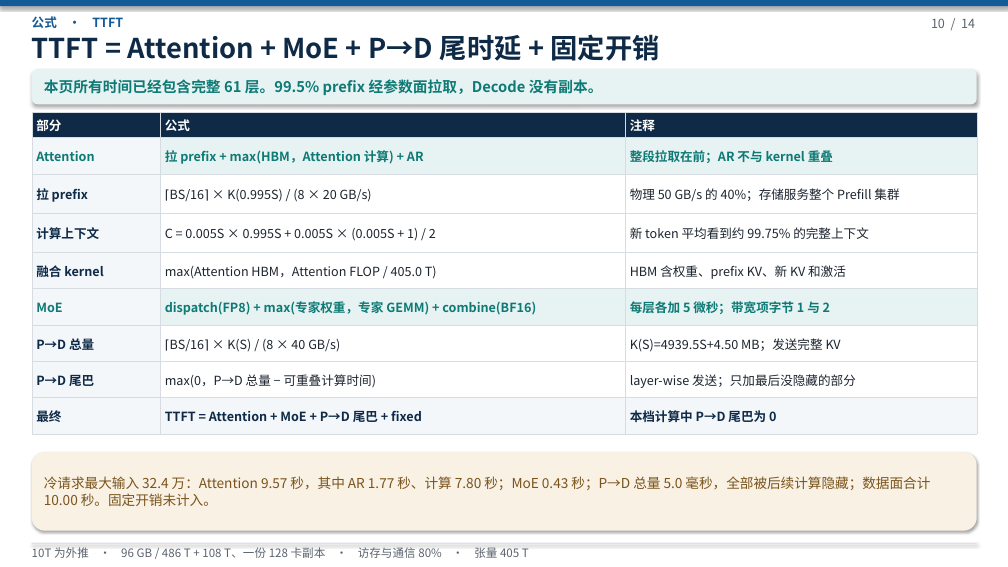
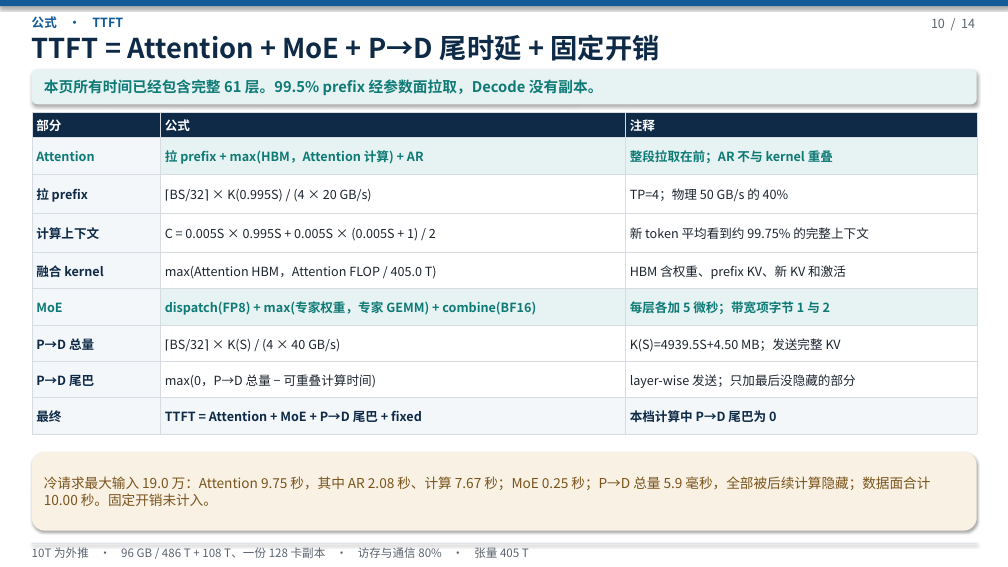
Before and after one commit to 69515164-rgb/UCL-MPComm, a slide deck: slide 10 of docs/deepseek-96g-slo.pptx. Drawn at 1008x567 pixels with LibreOffice and Linux fonts; fonts in the diff are those of the drawing. Boxes give left, top, right and bottom in pixels: in the first picture for what was removed or moved away, otherwise in the second. Text is boxed around its words. In the diff, an @@ line names an element or a change of style, - is before the commit and + after.

```diff
--- a/docs/deepseek-96g-slo.pptx
+++ b/docs/deepseek-96g-slo.pptx
@@ table at box(32, 112, 977, 434) @@
-row 3, column 2: ⌈BS/16⌉ × K(0.995S) / (8 × 20 GB/s)
+row 3, column 2: ⌈BS/32⌉ × K(0.995S) / (4 × 20 GB/s)
-row 3, column 3: 物理 50 GB/s 的 40%；存储服务整个 Prefill 集群
+row 3, column 3: TP=4；物理 50 GB/s 的 40%
-row 7, column 2: ⌈BS/16⌉ × K(S) / (8 × 40 GB/s)
+row 7, column 2: ⌈BS/32⌉ × K(S) / (4 × 40 GB/s)
@@ text at box(44, 476, 930, 506): text changed @@
-冷请求最大输入 32.4 万：Attention 9.57 秒，其中 AR 1.77 秒、计算 7.80 秒；MoE 0.43 秒；P→D 总量 5.0 毫秒，全部被后续计算隐藏；数据面合计 10.00 秒。固定开销未计入。
+冷请求最大输入 19.0 万：Attention 9.75 秒，其中 AR 2.08 秒、计算 7.67 秒；MoE 0.25 秒；P→D 总量 5.9 毫秒，全部被后续计算隐藏；数据面合计 10.00 秒。固定开销未计入。
```
Also in this commit, not shown: 10 other slides changed, 3 other files.
